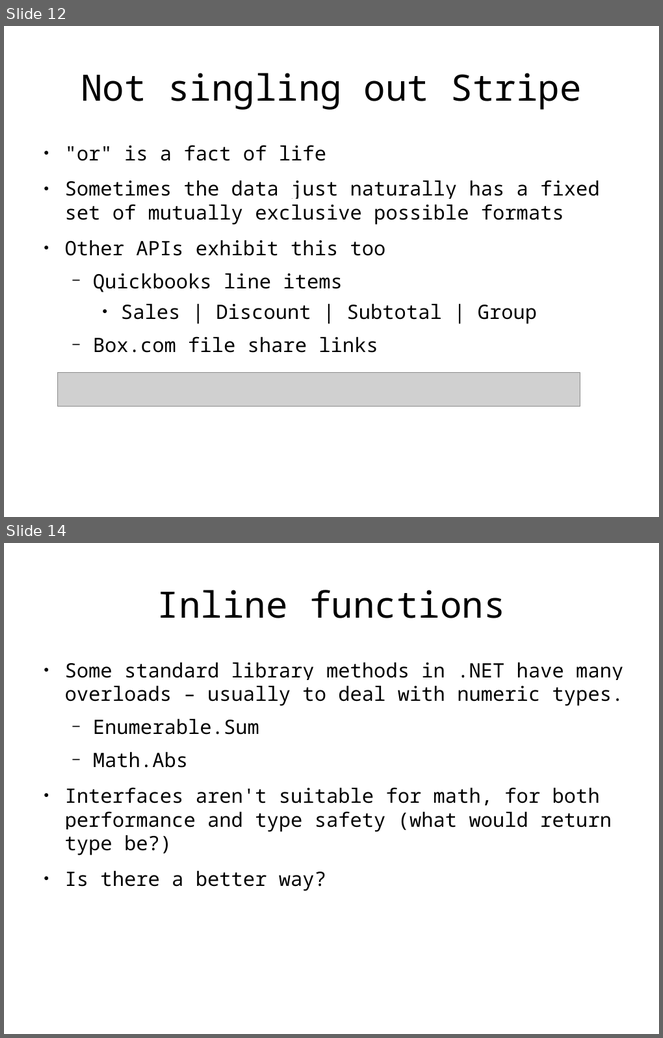
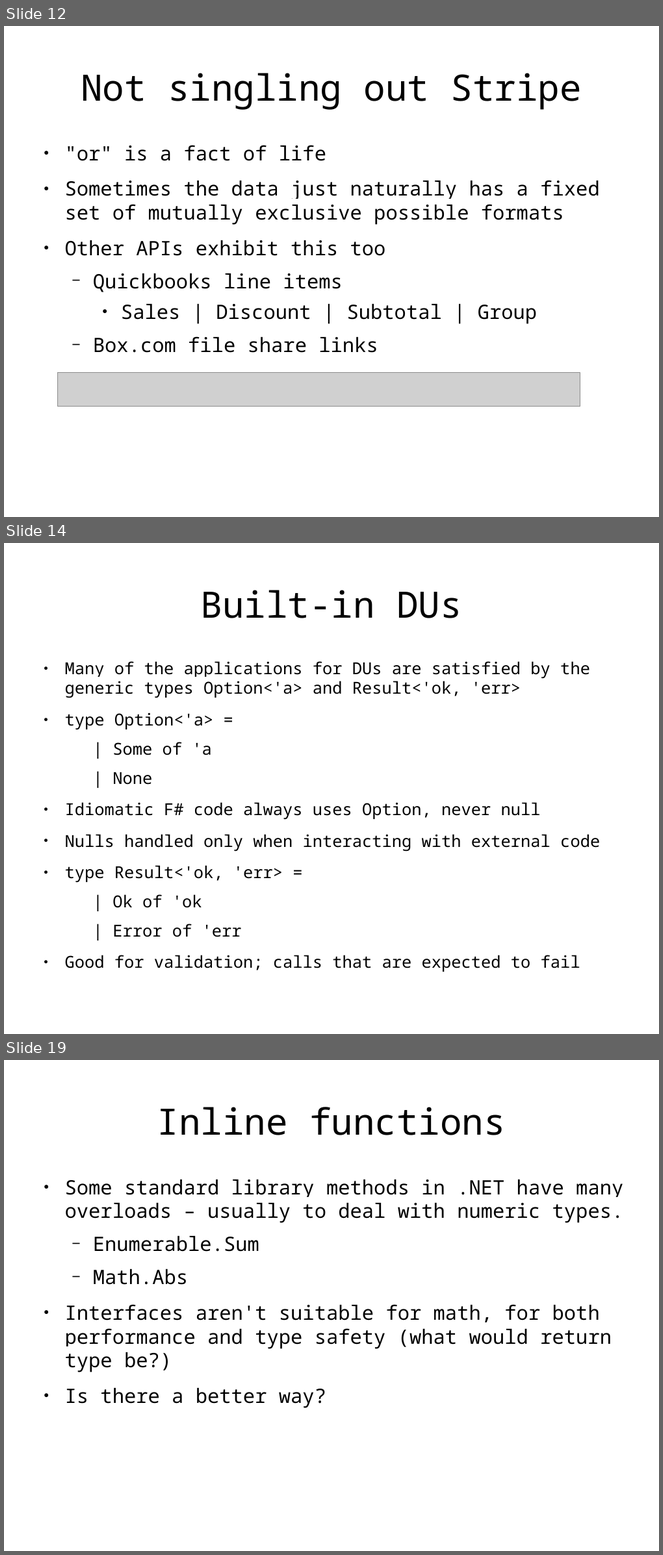
Before and after one commit to rspeele/FSharpTalk, a slide deck: fstalk.odp. Shown one above the other, each under a label of ours: slides 12 and 14 before the commit, slides 12, 14 and 19 after it; the slides between them are not shown. The pictures are 663x1038 and 663x1555 pixels, drawn with LibreOffice and Linux fonts; fonts in the diff are those of the drawing; grey boxes stand for pictures. Boxes give left, top, right and bottom in pixels: in the first picture for what was removed or moved away, otherwise in the second. Text is boxed around its words. In the diff, an @@ line names an element or a change of style, - is before the commit and + after.

```diff
--- a/fstalk.odp
+++ b/fstalk.odp
@@ slide 14 added at bbox=[4, 543, 659, 1034], background #FFFFFF @@
@@ title added at bbox=[201, 590, 462, 618], 44 pt, text #000000 @@
+Built-in DUs
@@ text added at bbox=[65, 661, 600, 972], 20 pt, text #000000 @@
+● Many of the applications for DUs are satisfied by the generic types Option<'a> and Result<'ok, 'err>
+● type Option<'a> =
+  | Some of 'a
+  | None
+● Idiomatic F# code always uses Option, never null
+● Nulls handled only when interacting with external code
+● type Result<'ok, 'err> =
+  | Ok of 'ok
+  | Error of 'err
+● Good for validation; calls that are expected to fail
@@ what was slide 14 is now slide 19 @@
```
Also in this commit, not shown: 2 slides changed, 5 other slides added, 10 other files.
